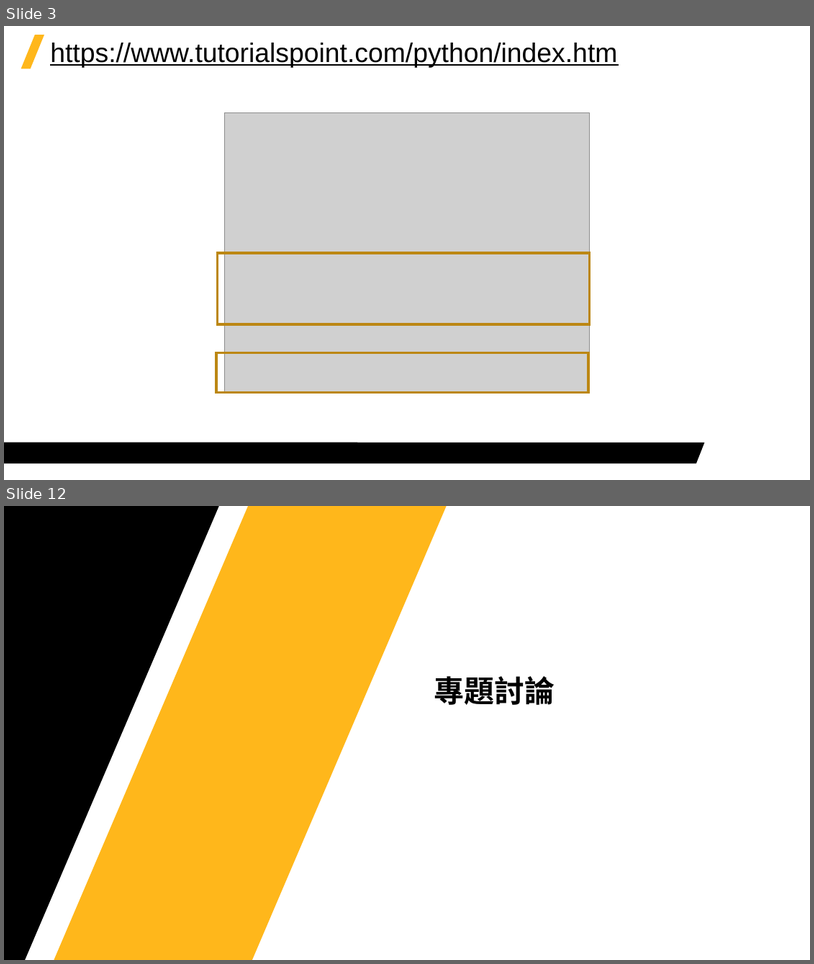
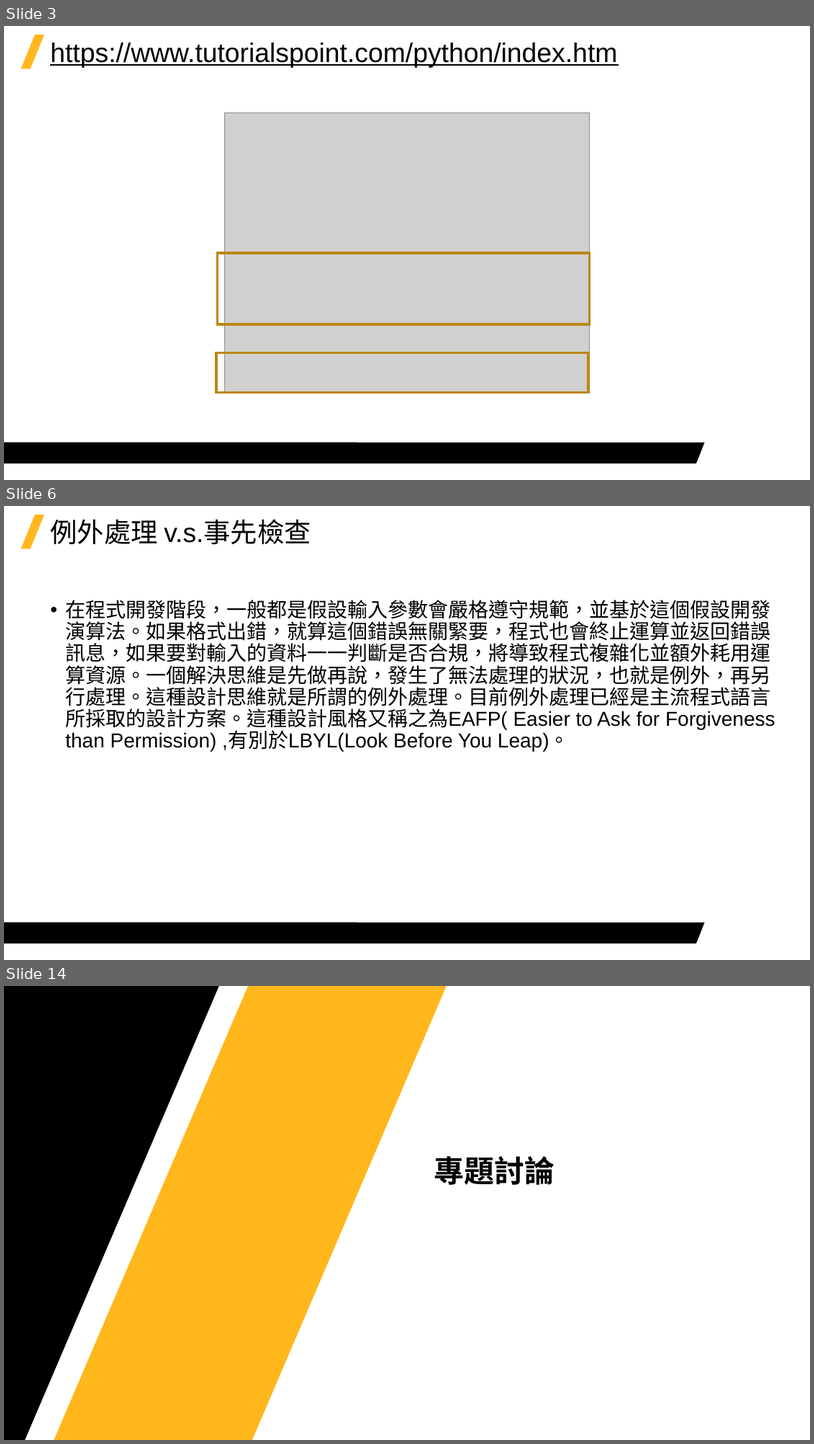
Before and after one commit to Jerrick-cheng/AEDT-Automation-Camp, a slide deck: 上課教材/Week4.pptx. Shown one above the other, each under a label of ours: slides 3 and 12 before the commit, slides 3, 6 and 14 after it; the slides between them are not shown. The pictures are 814x964 and 814x1444 pixels, drawn with LibreOffice and Linux fonts; fonts in the diff are those of the drawing; grey boxes stand for pictures; background and template pictures are left out. Boxes give left, top, right and bottom in pixels: in the first picture for what was removed or moved away, otherwise in the second. Text is boxed around its words. In the diff, an @@ line names an element or a change of style, - is before the commit and + after.

```diff
--- a/上課教材/Week4.pptx
+++ b/上課教材/Week4.pptx
@@ slide 6 added at (x1=4, y1=506, x2=810, y2=960), background #FFFFFF; not listed: 2 template elements that a slide beside it also shows @@
@@ title added at (x1=50, y1=519, x2=311, y2=544), 32 pt, text #000000 @@
+例外處理 v.s.事先檢查
@@ text added at (x1=65, y1=600, x2=776, y2=751), 24 pt, text #000000 @@
+• 在程式開發階段，一般都是假設輸入參數會嚴格遵守規範，並基於這個假設開發演算法。如果格式出錯，就算這個錯誤無關緊要，程式也會終止運算並返回錯誤訊息，如果要對輸入的資料一一判斷是否合規，將導致程式複雜化並額外耗用運算資源。一個解決思維是先做再說，發生了無法處理的狀況，也就是例外，再另行處理。這種設計思維就是所謂的例外處理。目前例外處理已經是主流程式語言所採取的設計方案。這種設計風格又稱之為EAFP( Easier to Ask for Forgiveness than Permission) ,有別於LBYL(Look Before You Leap)。
@@ what was slide 12 is now slide 14 @@
```
Also in this commit, not shown: 5 slides changed, 5 other slides added, 5 slides removed, 2 other files.
